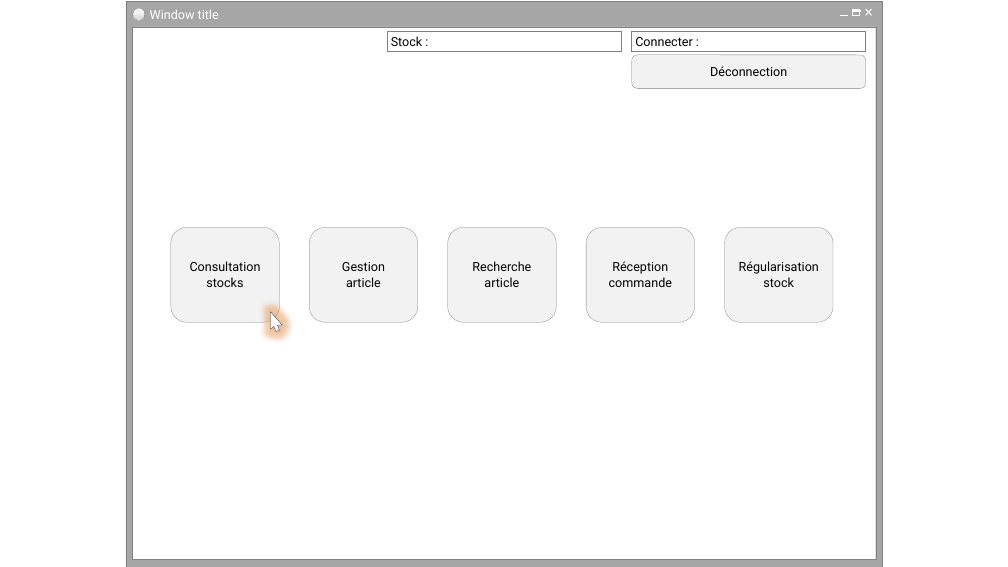
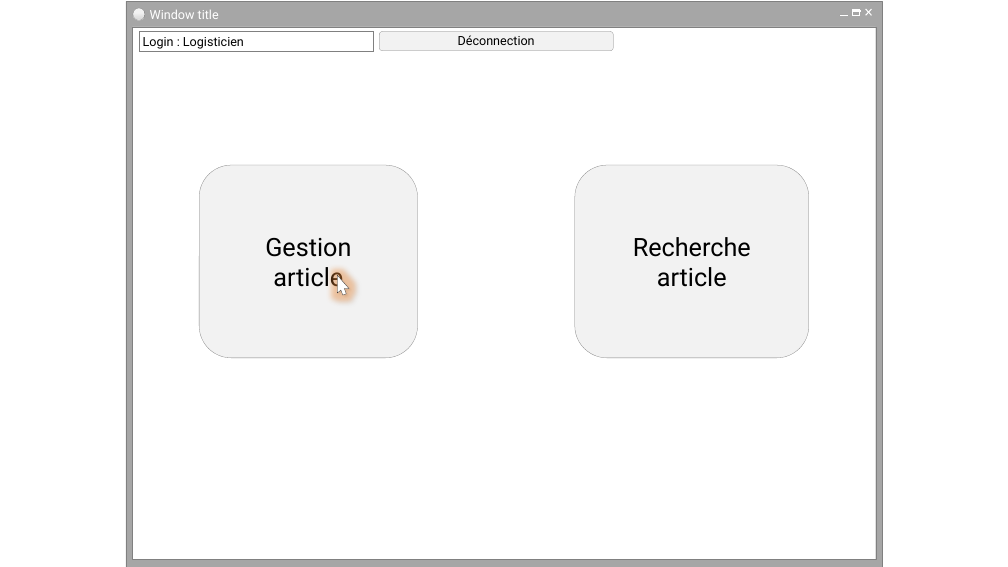
Before and after one commit to cedricbannelier/Projet2, a slide deck: slide 2 of Documents/Maquette.pptx. Drawn at 1008x567 pixels with LibreOffice and Linux fonts; fonts in the diff are those of the drawing. Boxes give left, top, right and bottom in pixels: in the first picture for what was removed or moved away, otherwise in the second. Text is boxed around its words. In the diff, an @@ line names an element or a change of style, - is before the commit and + after.

Commit message:
Ajout gestion emplacement dans les diagrammes

```diff
--- a/Documents/Maquette.pptx
+++ b/Documents/Maquette.pptx
@@ rectangle added at [139,32,374,51], fill #FFFFFF, outline #808080 0.25 pt, 12 pt, text #000000 @@
+Login : Logisticien
@@ rounded rectangle "Déconnection": place and size @@
-rounded rectangle "Déconnection" at [632,55,867,88]
+rounded rectangle "Déconnection" at [380,32,614,51]
@@ rectangle removed at [387,32,622,51] @@
-Stock :
@@ rectangle removed at [631,32,866,51] @@
-Connecter :
@@ rounded rectangle "Gestion": place and size @@
-rounded rectangle "Gestion" at [309,228,418,323]
+rounded rectangle "Gestion" at [199,165,417,358]
@@ rounded rectangle "Gestion" at [199,165,417,358]: size 12 to 24 pt @@
@@ rounded rectangle "Recherche" at [575,165,809,358]: size 12 to 24 pt @@
@@ rounded rectangle "Recherche": place and size @@
-rounded rectangle "Recherche" at [448,228,557,323]
+rounded rectangle "Recherche" at [575,165,809,358]
@@ rounded rectangle removed at [171,228,280,323] @@
-Consultation stocks
@@ rounded rectangle removed at [586,228,695,323] @@
-Réception
-commande
@@ rounded rectangle removed at [724,228,833,323] @@
-Régularisation
-stock
@@ freeform shape: place and size @@
-freeform shape at [264,309,284,333]
+freeform shape at [332,273,351,297]
```
Also in this commit, not shown: 2 other slides changed, 3 slides added, 1 slide removed, 4 other files.
